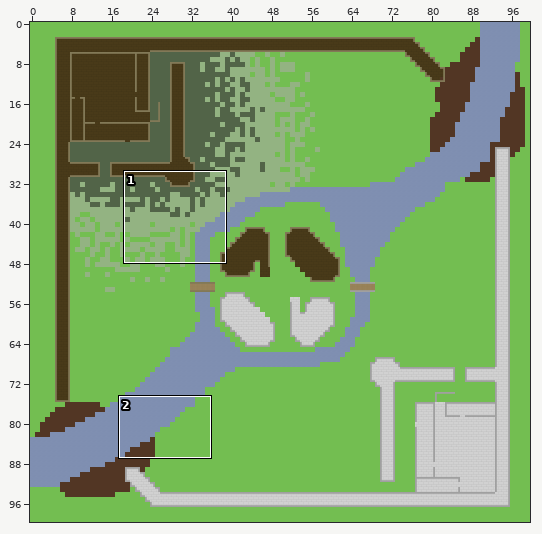
An edit to a level. Tiled map, maps/castlewars.tmx. The first picture is a wide view before the edit; the outline marks the close-up.
Close-up. Before the edit:
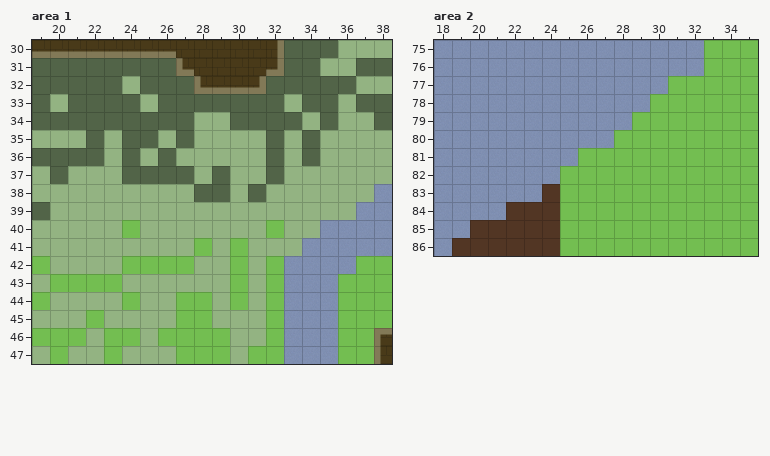
Cells are 50x50 px. Shown: area 1 x 19..38, y 30..47; area 2 x 18..35, y 75..86. The commit also changed other parts of the map, which this record leaves out.
New version:
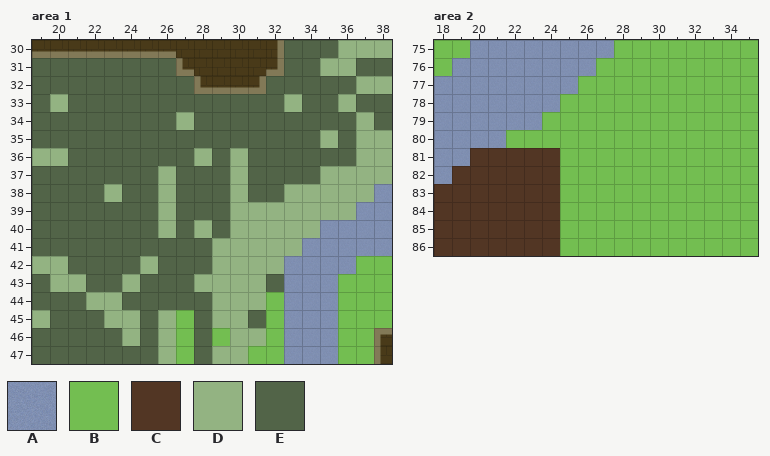
Key: from "terrain": A 0, B 1, C 5, D 6, E 7.
_ is an empty cell.
Changes in this commit:
Layer "ground-level", area 1:
The author changed tile B to tile D in row 40 at x 32; in row 41 at x 30; in row 42 at x 19, 25, 30 and 32; in row 43 at x 20 to 21 and 30; in row 44 at x 30; in row 46 at x 24 and 26.
The author changed tile B to tile D in row 47 at x 29.
The author changed tile E to tile D in row 34 at x 27; in row 36 at x 19 to 20; in row 37 at x 26.
The author changed tile B to tile E in row 40 at x 24; in row 41 at x 28; in row 42 at x 24 and 26 to 27; in row 43 at x 22 to 23 and 32; in row 44 at x 19, 24 and 27 to 28; in row 45 at x 22 and 28.
The author changed tile B to tile E in row 46 at x 19 to 21, 23 and 28; in row 47 at x 20, 23 and 28.
The author changed tile D to tile E in row 32 at x 24; in row 33 at x 25; in row 34 at x 28 to 29, 34 and 36; in row 35 at x 19 to 21, 23, 26, 28 to 31, 33 and 36; in row 36 at x 23, 25, 27, 29, 31, 33 and 35 to 36; in row 37 at x 19, 21 to 23, 28, 31 and 33 to 34.
The author changed tile D to tile E in row 38 at x 19 to 22, 24 to 25, 27 and 32; in row 39 at x 20 to 25 and 27 to 29; in row 40 at x 19 to 23, 25, 27 and 29; in row 41 at x 19 to 27; in row 42 at x 21 to 23 and 28; in row 43 at x 19 and 25 to 27.
The author changed tile D to tile E in row 44 at x 20 to 21 and 25 to 26; in row 45 at x 20 to 21, 25 and 31; in row 46 at x 22 and 25; in row 47 at x 19, 21 to 22 and 24 to 25.
Layer "ground-level", area 2:
The author changed tile A to tile B in row 75 at x 18 to 19 and 28 to 32; in row 76 at x 18 and 27 to 32; in row 77 at x 26 to 30; in row 78 at x 25 to 29; in row 79 at x 24 to 28; in row 80 at x 22 to 27.
The author changed tile A to tile B in row 81 at x 25.
The author changed tile A to tile C in row 81 at x 20 to 24; in row 82 at x 19 to 24; in row 83 at x 18 to 23; in row 84 at x 18 to 21; in row 85 at x 18 to 19; in row 86 at x 18.
